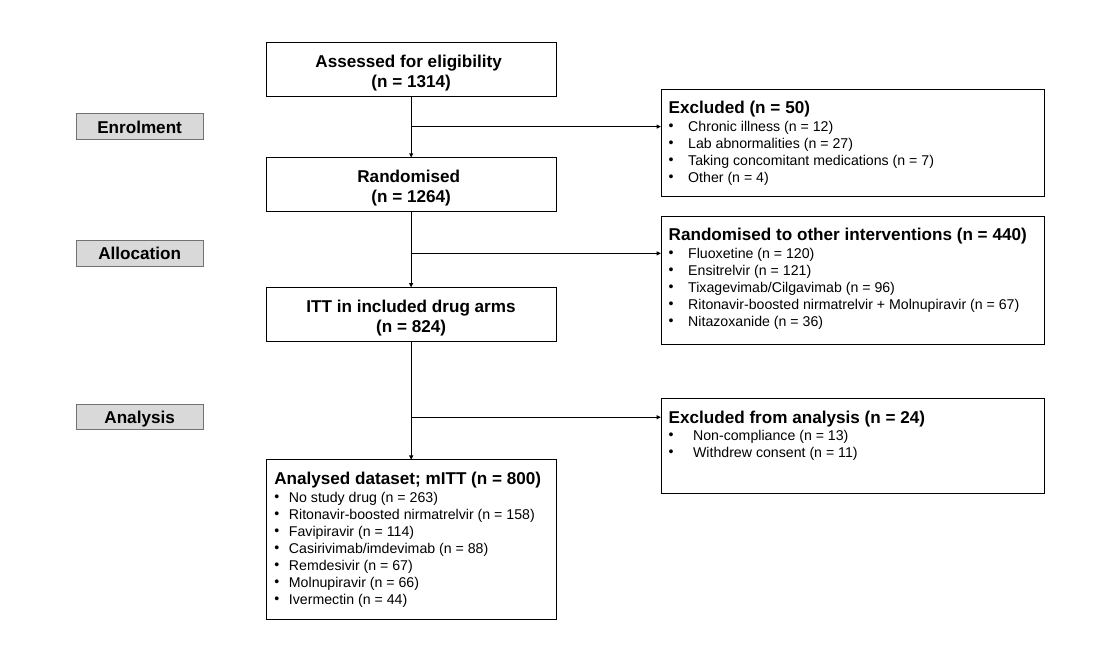
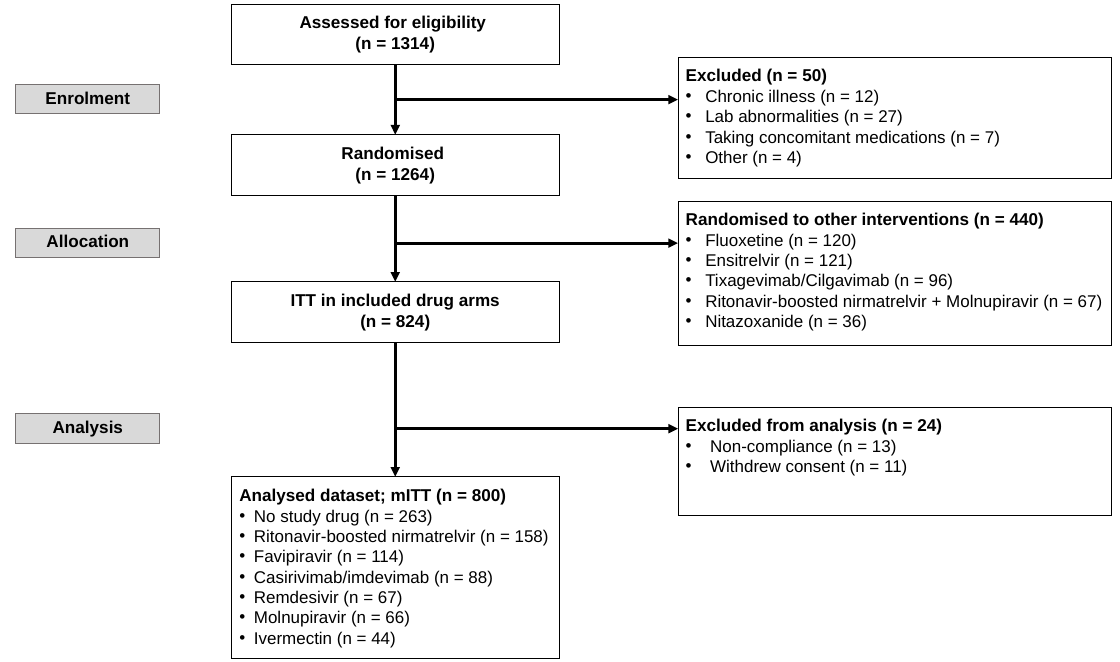
Before and after one commit to jwatowatson/Determinants-viral-clearance, a slide deck: slide 1 of Temporal_splines/Plots/CONSORT.pptx. Drawn at 1120x662 pixels with LibreOffice and Linux fonts; fonts in the diff are those of the drawing. Boxes give left, top, right and bottom in pixels: in the first picture for what was removed or moved away, otherwise in the second. Text is boxed around its words. In the diff, an @@ line names an element or a change of style, - is before the commit and + after.

```diff
--- a/Temporal_splines/Plots/CONSORT.pptx
+++ b/Temporal_splines/Plots/CONSORT.pptx
@@ rectangle "Assessed for eligibility": place and size @@
-rectangle "Assessed for eligibility" at box(266, 42, 555, 96)
+rectangle "Assessed for eligibility" at box(232, 4, 559, 65)
@@ rectangle "Excluded (n = 50)": place and size @@
-rectangle "Excluded (n = 50)" at box(661, 89, 1044, 197)
+rectangle "Excluded (n = 50)" at box(678, 57, 1112, 179)
@@ rectangle "Enrolment": place and size @@
-rectangle "Enrolment" at box(76, 114, 204, 139)
+rectangle "Enrolment" at box(16, 85, 159, 114)
@@ arrow moved from (411, 96) - (411, 157) to (395, 65) - (395, 134) @@
@@ arrow (395, 65) - (395, 134): stroke #000000 1.5 pt to #000000 4.5 pt @@
@@ text in rectangle at box(705, 89, 1000, 167): size 20 to 24 pt in "Chronic illness (n = 12)", "Lab abnormalities (n = 27)", "Taking concomitant medications (n = 7)", "Other (n = 4)" @@
@@ arrow moved from (411, 127) - (661, 127) to (395, 100) - (678, 100) @@
@@ arrow (395, 100) - (678, 100): stroke #000000 1.5 pt to #000000 4.5 pt @@
@@ rectangle "Randomised": place and size @@
-rectangle "Randomised" at box(266, 157, 555, 211)
+rectangle "Randomised" at box(232, 134, 559, 195)
@@ arrow moved from (411, 211) - (411, 287) to (395, 195) - (395, 282) @@
@@ arrow (395, 195) - (395, 282): stroke #000000 1.5 pt to #000000 4.5 pt @@
@@ rectangle "Randomised to other interventions (n ...": place and size @@
-rectangle "Randomised to other interventions (n ..." at box(661, 216, 1044, 344)
+rectangle "Randomised to other interventions (n ..." at box(678, 201, 1112, 345)
@@ rectangle "Allocation": place and size @@
-rectangle "Allocation" at box(76, 240, 204, 266)
+rectangle "Allocation" at box(16, 228, 159, 258)
@@ text in rectangle at box(705, 233, 1103, 331): size 20 to 24 pt in "Fluoxetine (n = 120)", "Ensitrelvir (n = 121)", "Tixagevimab/Cilgavimab (n = 96)", "Ritonavir-boosted nirmatrelvir + Molnupiravir (n = 67)" and 1 more places @@
@@ arrow moved from (411, 254) - (661, 254) to (395, 243) - (678, 243) @@
@@ arrow (395, 243) - (678, 243): stroke #000000 1.5 pt to #000000 4.5 pt @@
@@ rectangle "ITT in included drug arms": place and size @@
-rectangle "ITT in included drug arms" at box(266, 287, 555, 341)
+rectangle "ITT in included drug arms" at box(232, 282, 559, 342)
@@ arrow moved from (411, 341) - (411, 460) to (395, 342) - (395, 477) @@
@@ arrow (395, 342) - (395, 477): stroke #000000 1.5 pt to #000000 4.5 pt @@
@@ rectangle "Analysis": place and size @@
-rectangle "Analysis" at box(76, 404, 204, 430)
+rectangle "Analysis" at box(16, 413, 159, 443)
@@ rectangle "Excluded from analysis (n = ...": place and size @@
-rectangle "Excluded from analysis (n = ..." at box(661, 398, 1044, 493)
+rectangle "Excluded from analysis (n = ..." at box(678, 407, 1112, 515)
@@ arrow moved from (411, 417) - (661, 417) to (395, 429) - (678, 429) @@
@@ arrow (395, 429) - (678, 429): stroke #000000 1.5 pt to #000000 4.5 pt @@
@@ text in rectangle at box(710, 439, 907, 476): size 20 to 24 pt in "Non-compliance (n = 13)", "Withdrew consent (n = 11)" @@
@@ rectangle "Analysed dataset; mITT (n = ...": place and size @@
-rectangle "Analysed dataset; mITT (n = ..." at box(266, 460, 555, 620)
+rectangle "Analysed dataset; mITT (n = ..." at box(232, 477, 559, 658)
@@ text in rectangle at box(254, 509, 549, 648): size 20 to 24 pt in "No study drug (n = 263)", "Ritonavir-boosted nirmatrelvir (n = 158)", "Favipiravir (n = 114)", "Casirivimab/imdevimab (n = 88)" and 3 more places @@
```
Also in this commit, not shown: 1 other file.
